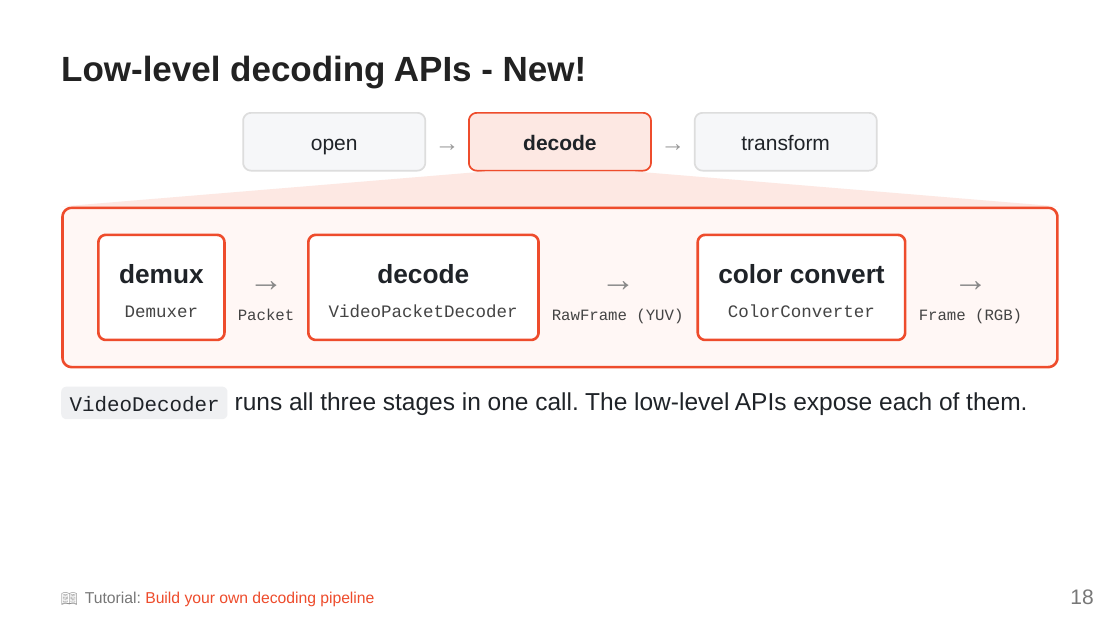
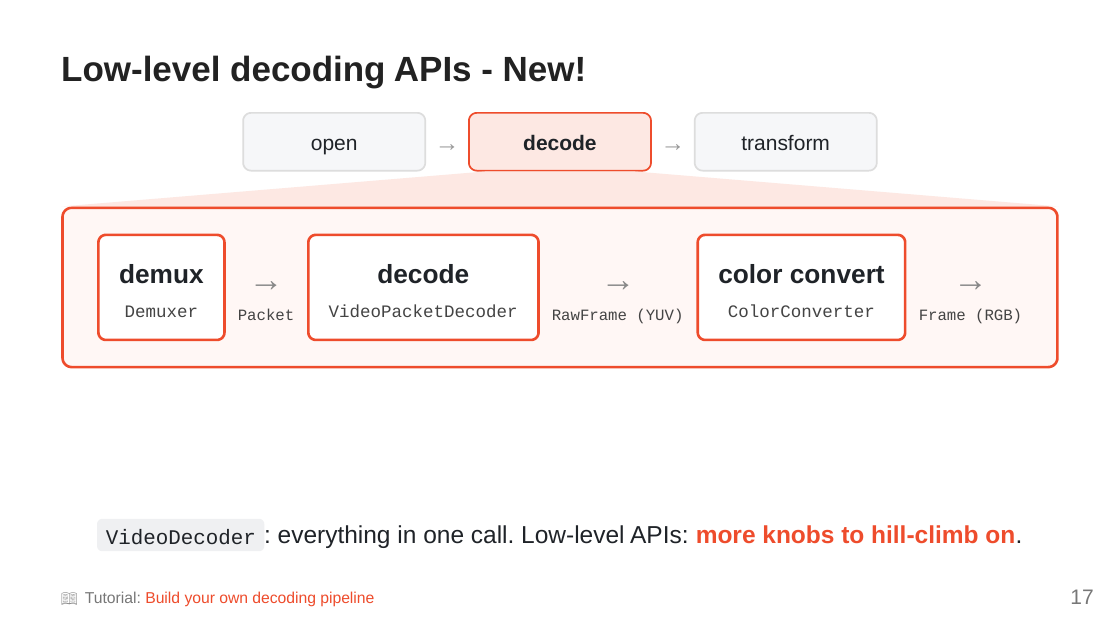
Before and after one commit to NicolasHug/ptc-talk-2026, a slide deck: slide 17 of slides.pptx (slide 18 before the commit). Drawn at 1120x630 pixels with LibreOffice and Linux fonts; fonts in the diff are those of the drawing. Boxes give left, top, right and bottom in pixels: in the first picture for what was removed or moved away, otherwise in the second. Text is boxed around its words. In the diff, an @@ line names an element or a change of style, - is before the commit and + after.

```diff
--- a/slides.pptx
+++ b/slides.pptx
@@ text removed at bbox=[235, 392, 1027, 415] @@
-runs all three stages in one call. The low-level APIs expose each of them.
@@ freeform shape: place and size @@
-freeform shape at bbox=[61, 386, 228, 419]
+freeform shape at bbox=[97, 519, 265, 552]
@@ text "VideoDecoder": place and size @@
-text "VideoDecoder" at bbox=[70, 397, 220, 412]
+text "VideoDecoder" at bbox=[106, 529, 256, 545]
@@ text added at bbox=[278, 525, 1022, 548], 21 pt, text #1F2328 @@
+: everything in one call. Low-level APIs: more knobs to hill-climb on.
@@ text at bbox=[1070, 589, 1093, 604]: text changed @@
-18
+17
```
Also in this commit, not shown: 21 other slides changed, 4 slides added, 6 slides removed, 2 other files.
